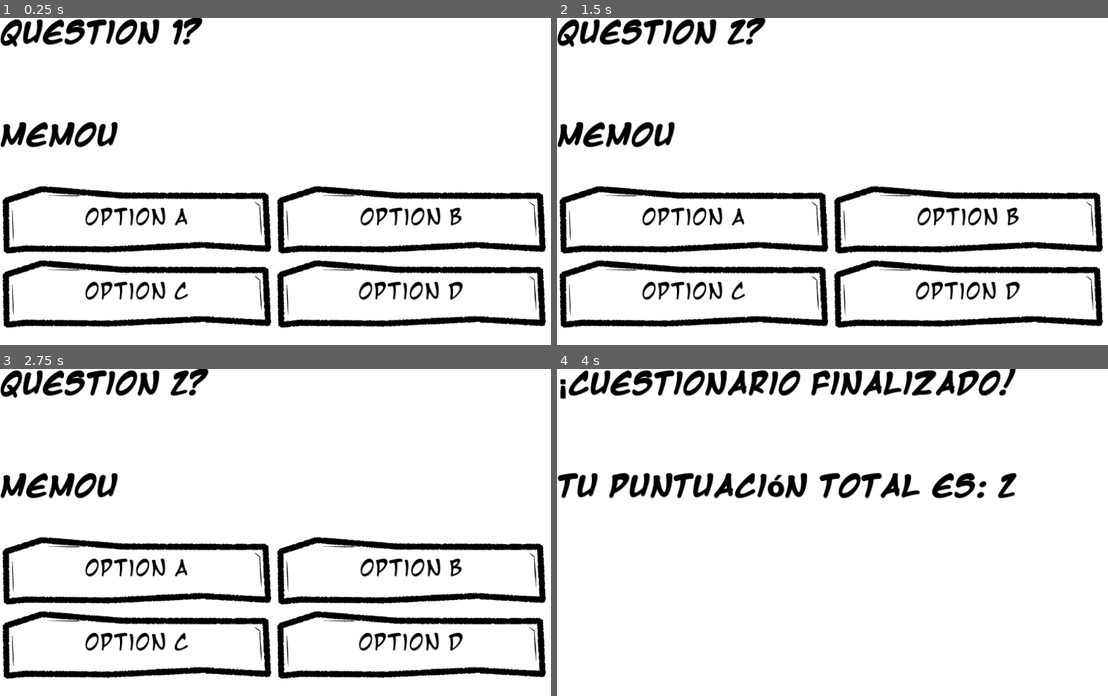
Above: before the commit, frames 1-4 (two rows, left to right).
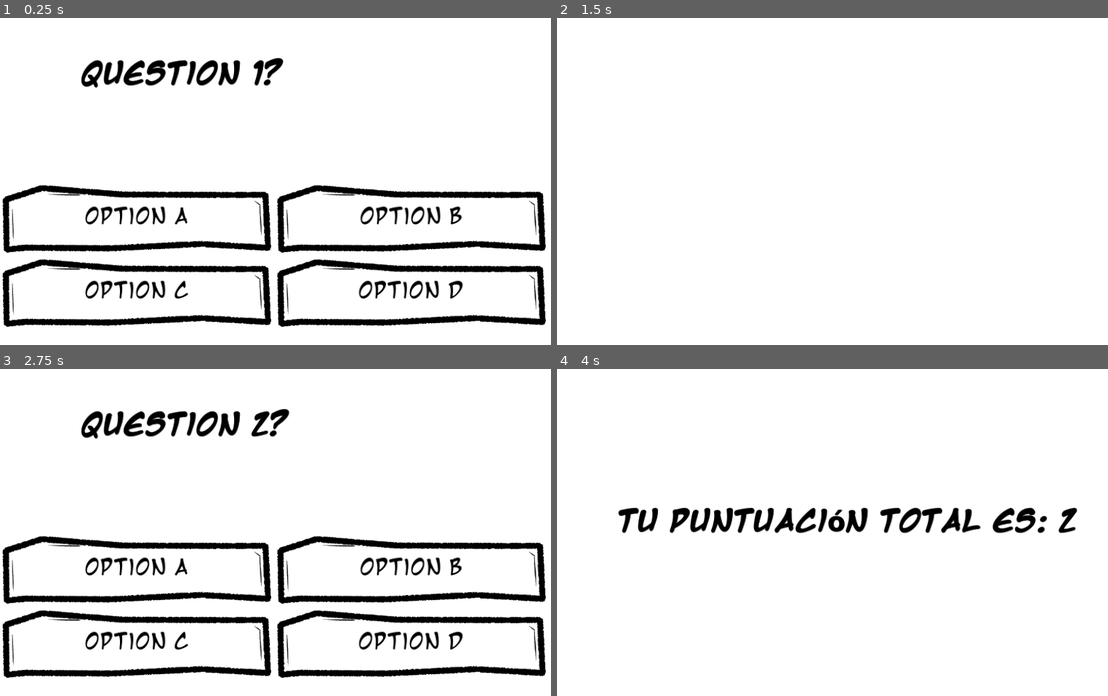
Above: after the commit, the same moments.

Repository: Noodle-Dev/Mangaka-Life
Game: Godot game, scene res://assets/scenes/Mechanics_Scenes/Chapter_Maker_Scene.tscn
Two runs of this game, one before a commit and one after it. Both use one fixed random seed, a clock stepped at 60 frames per second and the inputs below. The project has no main scene, so this scene is started directly.
Inputs:
- Up to frame 1 (0.25 s): no input
- Up to frame 2 (1.5 s): tap Enter at 0.5 s; click "Option A" at 1.25 s
- Up to frame 3 (2.75 s): no input
- Up to frame 4 (4 s): click "Option B" at 3.5 s

The runs differ from the first frame. In frame 1, 10% of the frame differs, in the area x 0-100%, y 0-95%; in frame 2, 14%; in frame 3, 10%; in frame 4, 9.5%.

Commit message:
Main Stats UI

Diff:
--- /dev/null
+++ b/assets/prefabs/Entity_Critic_UI.tscn
@@ -0,0 +1,57 @@
+[gd_scene load_steps=3 format=3 uid="uid://b8hj7cokkvuox"]
+
+[ext_resource type="FontFile" uid="uid://svjf1m8quja6" path="res://assets/fonts/mangat.ttf" id="1_pk2o5"]
+[ext_resource type="Texture2D" uid="uid://dkqtphmj3r3wl" path="res://icon.svg" id="2_b4ak4"]
+
+[node name="Critic" type="Control"]
+layout_mode = 3
+anchor_right = 0.336
+anchor_bottom = 0.216
+offset_right = -0.0720215
+offset_bottom = 0.0319977
+grow_horizontal = 2
+grow_vertical = 2
+
+[node name="ColorRect" type="ColorRect" parent="."]
+layout_mode = 1
+anchors_preset = 15
+anchor_right = 1.0
+anchor_bottom = 1.0
+grow_horizontal = 2
+grow_vertical = 2
+color = Color(0, 1, 1, 1)
+
+[node name="Chapters" type="Label" parent="ColorRect"]
+layout_mode = 1
+anchors_preset = 1
+anchor_left = 1.0
+anchor_right = 1.0
+offset_left = -255.0
+offset_bottom = 54.0
+grow_horizontal = 0
+theme_override_colors/font_color = Color(0, 0, 0, 1)
+theme_override_fonts/font = ExtResource("1_pk2o5")
+theme_override_font_sizes/font_size = 15
+text = "Jhon Doe"
+vertical_alignment = 1
+
+[node name="Chapters2" type="Label" parent="ColorRect"]
+layout_mode = 1
+anchors_preset = 1
+anchor_left = 1.0
+anchor_right = 1.0
+offset_left = -255.0
+offset_top = 57.0
+offset_bottom = 111.0
+grow_horizontal = 0
+theme_override_colors/font_color = Color(0, 0, 0, 1)
+theme_override_fonts/font = ExtResource("1_pk2o5")
+theme_override_font_sizes/font_size = 15
+text = "Critic Critic Critic Critic "
+vertical_alignment = 1
+
+[node name="TextureRect" type="TextureRect" parent="ColorRect"]
+layout_mode = 0
+offset_right = 40.0
+offset_bottom = 40.0
+texture = ExtResource("2_b4ak4")
--- a/assets/scenes/Mechanics_Scenes/Chapter_Maker_Scene.tscn
+++ b/assets/scenes/Mechanics_Scenes/Chapter_Maker_Scene.tscn
@@ -1,9 +1,99 @@
-[gd_scene load_steps=5 format=3 uid="uid://d4m0qevbvi46r"]
+[gd_scene load_steps=9 format=3 uid="uid://d4m0qevbvi46r"]
 
 [ext_resource type="Texture2D" uid="uid://dsmdc5ahlaa1m" path="res://assets/sprites/Logos/UI Question.png" id="1_igbx8"]
 [ext_resource type="Script" path="res://assets/scripts/Chapter_Creation/chapter_buttons_creation_scene.gd" id="1_r4jwf"]
 [ext_resource type="FontFile" uid="uid://svjf1m8quja6" path="res://assets/fonts/mangat.ttf" id="2_i71g3"]
 [ext_resource type="FontFile" uid="uid://dvex2p1l2cfg5" path="res://assets/fonts/mangatb.ttf" id="4_k45dk"]
+
+[sub_resource type="Animation" id="Animation_d5q4e"]
+length = 0.001
+tracks/0/type = "value"
+tracks/0/imported = false
+tracks/0/enabled = true
+tracks/0/path = NodePath("Question_Label:position")
+tracks/0/interp = 1
+tracks/0/loop_wrap = true
+tracks/0/keys = {
+"times": PackedFloat32Array(0),
+"transitions": PackedFloat32Array(1),
+"update": 0,
+"values": [Vector2(159.5, 68)]
+}
+tracks/1/type = "value"
+tracks/1/imported = false
+tracks/1/enabled = true
+tracks/1/path = NodePath("Question_holder:position")
+tracks/1/interp = 1
+tracks/1/loop_wrap = true
+tracks/1/keys = {
+"times": PackedFloat32Array(0),
+"transitions": PackedFloat32Array(1),
+"update": 0,
+"values": [Vector2(0, 685)]
+}
+
+[sub_resource type="Animation" id="Animation_bm2tj"]
+resource_name = "Enter_N_Go"
+length = 0.2333
+tracks/0/type = "value"
+tracks/0/imported = false
+tracks/0/enabled = true
+tracks/0/path = NodePath("Question_Label:position")
+tracks/0/interp = 1
+tracks/0/loop_wrap = true
+tracks/0/keys = {
+"times": PackedFloat32Array(0, 0.1, 0.2),
+"transitions": PackedFloat32Array(1, 1, 1),
+"update": 0,
+"values": [Vector2(159.5, -238), Vector2(159.5, 90), Vector2(159.5, 81)]
+}
+tracks/1/type = "value"
+tracks/1/imported = false
+tracks/1/enabled = true
+tracks/1/path = NodePath("Question_holder:position")
+tracks/1/interp = 1
+tracks/1/loop_wrap = true
+tracks/1/keys = {
+"times": PackedFloat32Array(0, 0.1, 0.2),
+"transitions": PackedFloat32Array(1, 1, 1),
+"update": 0,
+"values": [Vector2(0, 685), Vector2(0, 296), Vector2(0, 322)]
+}
+
+[sub_resource type="Animation" id="Animation_4rlna"]
+resource_name = "Go"
+length = 0.3
+tracks/0/type = "value"
+tracks/0/imported = false
+tracks/0/enabled = true
+tracks/0/path = NodePath("Question_Label:position")
+tracks/0/interp = 1
+tracks/0/loop_wrap = true
+tracks/0/keys = {
+"times": PackedFloat32Array(0, 0.1, 0.2),
+"transitions": PackedFloat32Array(1, 1, 1),
+"update": 0,
+"values": [Vector2(159.5, 68), Vector2(159.5, 81), Vector2(159.5, -240)]
+}
+tracks/1/type = "value"
+tracks/1/imported = false
+tracks/1/enabled = true
+tracks/1/path = NodePath("Question_holder:position")
+tracks/1/interp = 1
+tracks/1/loop_wrap = true
+tracks/1/keys = {
+"times": PackedFloat32Array(0, 0.1, 0.2),
+"transitions": PackedFloat32Array(1, 1, 1),
+"update": 0,
+"values": [Vector2(0, 322), Vector2(0, 311), Vector2(0, 847)]
+}
+
+[sub_resource type="AnimationLibrary" id="AnimationLibrary_t0sgq"]
+_data = {
+"Enter": SubResource("Animation_bm2tj"),
+"Go": SubResource("Animation_4rlna"),
+"RESET": SubResource("Animation_d5q4e")
+}
 
 [node name="Chapter_Maker" type="Node2D"]
 script = ExtResource("1_r4jwf")
@@ -28,7 +118,8 @@
 anchors_preset = 15
 anchor_right = 1.0
 anchor_bottom = 1.0
-offset_top = 324.0
+offset_top = 847.0
+offset_bottom = 523.0
 grow_horizontal = 2
 grow_vertical = 2
 columns = 2
@@ -106,27 +197,48 @@
 vertical_alignment = 1
 
 [node name="Question_Label" type="Label" parent="UI/Manga_Bg"]
-layout_mode = 0
-offset_right = 40.0
-offset_bottom = 23.0
+layout_mode = 1
+anchors_preset = 8
+anchor_left = 0.5
+anchor_top = 0.5
+anchor_right = 0.5
+anchor_bottom = 0.5
+offset_left = -416.5
+offset_top = -564.0
+offset_right = 416.5
+offset_bottom = -506.0
+grow_horizontal = 2
+grow_vertical = 2
 theme_override_colors/font_color = Color(0, 0, 0, 1)
 theme_override_colors/font_shadow_color = Color(0, 0, 0, 1)
 theme_override_colors/font_outline_color = Color(0, 0, 0, 1)
 theme_override_fonts/font = ExtResource("4_k45dk")
 theme_override_font_sizes/font_size = 50
-text = "Mangos"
+text = "Mangos Mangos Mangos"
 
 [node name="Result" type="Label" parent="UI/Manga_Bg"]
-layout_mode = 0
-offset_top = 202.0
-offset_right = 1152.0
-offset_bottom = 308.0
+layout_mode = 1
+anchors_preset = 8
+anchor_left = 0.5
+anchor_top = 0.5
+anchor_right = 0.5
+anchor_bottom = 0.5
+offset_left = -116.5
+offset_top = -53.0
+offset_right = 116.5
+offset_bottom = 53.0
+grow_horizontal = 2
+grow_vertical = 2
 theme_override_colors/font_color = Color(0, 0, 0, 1)
 theme_override_colors/font_shadow_color = Color(0, 0, 0, 1)
 theme_override_colors/font_outline_color = Color(0, 0, 0, 1)
 theme_override_fonts/font = ExtResource("4_k45dk")
 theme_override_font_sizes/font_size = 51
-text = "Memou"
+
+[node name="Questions_Transitions" type="AnimationPlayer" parent="UI/Manga_Bg"]
+libraries = {
+"": SubResource("AnimationLibrary_t0sgq")
+}
 
 [connection signal="pressed" from="UI/Manga_Bg/Question_holder/button_choice_one" to="." method="_on_button_choice_one_pressed"]
 [connection signal="pressed" from="UI/Manga_Bg/Question_holder/button_choice_two" to="." method="_on_button_choice_two_pressed"]
--- /dev/null
+++ b/assets/scenes/Menus/MainStats_Menu.tscn
@@ -0,0 +1,187 @@
+[gd_scene load_steps=4 format=3 uid="uid://b1goo2qilttjh"]
+
+[ext_resource type="Script" path="res://assets/scripts/MainStats/main_stats_menu_Logic.gd" id="1_rey2q"]
+[ext_resource type="PackedScene" uid="uid://b8hj7cokkvuox" path="res://assets/prefabs/Entity_Critic_UI.tscn" id="2_npwkf"]
+[ext_resource type="FontFile" uid="uid://dvex2p1l2cfg5" path="res://assets/fonts/mangatb.ttf" id="3_dhmu0"]
+
+[node name="Node2D" type="Node2D"]
+script = ExtResource("1_rey2q")
+
+[node name="UI" type="Control" parent="."]
+layout_mode = 3
+anchors_preset = 0
+offset_right = 1152.0
+offset_bottom = 648.0
+
+[node name="Manga_Bg" type="ColorRect" parent="UI"]
+layout_mode = 1
+anchors_preset = 15
+anchor_right = 1.0
+anchor_bottom = 1.0
+grow_horizontal = 2
+grow_vertical = 2
+
+[node name="Chapters" type="Label" parent="UI/Manga_Bg"]
+layout_mode = 1
+anchors_preset = 2
+anchor_top = 1.0
+anchor_bottom = 1.0
+offset_top = -106.0
+offset_right = 346.0
+offset_bottom = -52.0
+grow_vertical = 0
+theme_override_colors/font_color = Color(0, 0, 0, 1)
+theme_override_colors/font_shadow_color = Color(0, 0, 0, 1)
+theme_override_colors/font_outline_color = Color(0, 0, 0, 1)
+theme_override_fonts/font = ExtResource("3_dhmu0")
+theme_override_font_sizes/font_size = 46
+text = "Chapters wrote: 00"
+vertical_alignment = 1
+
+[node name="Chapters2" type="Label" parent="UI/Manga_Bg"]
+layout_mode = 1
+anchors_preset = 2
+anchor_top = 1.0
+anchor_bottom = 1.0
+offset_top = -172.0
+offset_right = 628.0
+offset_bottom = -118.0
+grow_vertical = 0
+theme_override_colors/font_color = Color(0, 0, 0, 1)
+theme_override_colors/font_shadow_color = Color(0, 0, 0, 1)
+theme_override_colors/font_outline_color = Color(0, 0, 0, 1)
+theme_override_fonts/font = ExtResource("3_dhmu0")
+theme_override_font_sizes/font_size = 46
+text = "Reputation: 00"
+vertical_alignment = 1
+
+[node name="Chapters3" type="Label" parent="UI/Manga_Bg"]
+layout_mode = 1
+anchors_preset = 2
+anchor_top = 1.0
+anchor_bottom = 1.0
+offset_top = -233.0
+offset_right = 628.0
+offset_bottom = -179.0
+grow_vertical = 0
+theme_override_colors/font_color = Color(0, 0, 0, 1)
+theme_override_colors/font_shadow_color = Color(0, 0, 0, 1)
+theme_override_colors/font_outline_color = Color(0, 0, 0, 1)
+theme_override_fonts/font = ExtResource("3_dhmu0")
+theme_override_font_sizes/font_size = 46
+text = "Balance: 00$"
+vertical_alignment = 1
+
+[node name="Chapters4" type="Label" parent="UI/Manga_Bg"]
+layout_mode = 1
+anchors_preset = 2
+anchor_top = 1.0
+anchor_bottom = 1.0
+offset_left = 25.0
+offset_top = -372.0
+offset_right = 653.0
+offset_bottom = -318.0
+grow_vertical = 0
+theme_override_colors/font_color = Color(0, 0, 0, 1)
+theme_override_colors/font_shadow_color = Color(0, 0, 0, 1)
+theme_override_colors/font_outline_color = Color(0, 0, 0, 1)
+theme_override_fonts/font = ExtResource("3_dhmu0")
+theme_override_font_sizes/font_size = 46
+text = "Virality: None"
+vertical_alignment = 1
+
+[node name="ColorRect" type="ColorRect" parent="UI/Manga_Bg"]
+layout_mode = 1
+anchors_preset = 6
+anchor_left = 1.0
+anchor_top = 0.5
+anchor_right = 1.0
+anchor_bottom = 0.5
+offset_left = -433.0
+offset_top = -298.0
+offset_right = -19.9999
+offset_bottom = 312.0
+grow_horizontal = 0
+grow_vertical = 2
+color = Color(0.366595, 0.366595, 0.366595, 1)
+
+[node name="VBoxContainer" type="VBoxContainer" parent="UI/Manga_Bg/ColorRect"]
+layout_mode = 1
+anchors_preset = 15
+anchor_right = 1.0
+anchor_bottom = 1.0
+grow_horizontal = 2
+grow_vertical = 2
+theme_override_constants/separation = 140
+
+[node name="Control" parent="UI/Manga_Bg/ColorRect/VBoxContainer" instance=ExtResource("2_npwkf")]
+layout_mode = 2
+
+[node name="Control2" parent="UI/Manga_Bg/ColorRect/VBoxContainer" instance=ExtResource("2_npwkf")]
+layout_mode = 2
+
+[node name="Control3" parent="UI/Manga_Bg/ColorRect/VBoxContainer" instance=ExtResource("2_npwkf")]
+layout_mode = 2
+
+[node name="Control4" parent="UI/Manga_Bg/ColorRect/VBoxContainer" instance=ExtResource("2_npwkf")]
+layout_mode = 2
+
+[node name="ColorRect2" type="ColorRect" parent="UI/Manga_Bg"]
+layout_mode = 0
+offset_left = 10.0
+offset_top = 8.0
+offset_right = 664.0
+offset_bottom = 237.0
+color = Color(0.1714, 0.198179, 0.187891, 1)
+
+[node name="HBoxContainer" type="HBoxContainer" parent="UI/Manga_Bg/ColorRect2"]
+layout_mode = 1
+anchors_preset = 15
+anchor_right = 1.0
+anchor_bottom = 1.0
+offset_bottom = -37.0
+grow_horizontal = 2
+grow_vertical = 2
+theme_override_constants/separation = 260
+
+[node name="TextureButton" type="TextureButton" parent="UI/Manga_Bg/ColorRect2/HBoxContainer"]
+layout_mode = 2
+
+[node name="Chapters5" type="Label" parent="UI/Manga_Bg/ColorRect2/HBoxContainer/TextureButton"]
+layout_mode = 1
+anchors_preset = 2
+anchor_top = 1.0
+anchor_bottom = 1.0
+offset_left = 15.0
+offset_top = -11.0
+offset_right = 239.0
+offset_bottom = 43.0
+grow_vertical = 0
+theme_override_colors/font_color = Color(0, 0, 0, 1)
+theme_override_colors/font_shadow_color = Color(0, 0, 0, 1)
+theme_override_colors/font_outline_color = Color(0, 0, 0, 1)
+theme_override_fonts/font = ExtResource("3_dhmu0")
+theme_override_font_sizes/font_size = 15
+text = "Create New CHapter"
+vertical_alignment = 1
+
+[node name="TextureButton2" type="TextureButton" parent="UI/Manga_Bg/ColorRect2/HBoxContainer"]
+layout_mode = 2
+
+[node name="Chapters5" type="Label" parent="UI/Manga_Bg/ColorRect2/HBoxContainer/TextureButton2"]
+layout_mode = 1
+anchors_preset = 2
+anchor_top = 1.0
+anchor_bottom = 1.0
+offset_left = 15.0
+offset_top = -11.0
+offset_right = 239.0
+offset_bottom = 43.0
+grow_vertical = 0
+theme_override_colors/font_color = Color(0, 0, 0, 1)
+theme_override_colors/font_shadow_color = Color(0, 0, 0, 1)
+theme_override_colors/font_outline_color = Color(0, 0, 0, 1)
+theme_override_fonts/font = ExtResource("3_dhmu0")
+theme_override_font_sizes/font_size = 15
+text = "Create Characters 100"
+vertical_alignment = 1
--- a/assets/scenes/Menus/Main_Menu.tscn
+++ b/assets/scenes/Menus/Main_Menu.tscn
@@ -1,34 +1,71 @@
-[gd_scene load_steps=4 format=3 uid="uid://74uq6dgbt0tb"]
+[gd_scene load_steps=8 format=3 uid="uid://74uq6dgbt0tb"]
 
-[ext_resource type="Texture2D" uid="uid://c1w7mqnf2ub24" path="res://assets/sprites/Logos/Mangaka_Logo_Button.png" id="1_unjvx"]
+[ext_resource type="Script" path="res://assets/scripts/MainMenu/MainMenuLogic.gd" id="1_0vluc"]
+[ext_resource type="Texture2D" uid="uid://dsmdc5ahlaa1m" path="res://assets/sprites/Logos/UI Question.png" id="1_di0wj"]
 [ext_resource type="Texture2D" uid="uid://l3l65tu26ljv" path="res://assets/sprites/Logos/Mangaka_Logo.png" id="2_n1j50"]
 [ext_resource type="FontFile" uid="uid://b54e5tqeqjwr4" path="res://assets/fonts/mangati.ttf" id="2_yujwp"]
 
+[sub_resource type="Animation" id="Animation_pfluv"]
+resource_name = "Transition"
+length = 0.3
+tracks/0/type = "value"
+tracks/0/imported = false
+tracks/0/enabled = true
+tracks/0/path = NodePath("Control/Transition:color")
+tracks/0/interp = 1
+tracks/0/loop_wrap = true
+tracks/0/keys = {
+"times": PackedFloat32Array(0, 0.3),
+"transitions": PackedFloat32Array(1, 1),
+"update": 0,
+"values": [Color(0, 0, 0, 0), Color(0, 0, 0, 1)]
+}
+
+[sub_resource type="Animation" id="Animation_b8y0y"]
+length = 0.001
+tracks/0/type = "value"
+tracks/0/imported = false
+tracks/0/enabled = true
+tracks/0/path = NodePath("Control/Transition:color")
+tracks/0/interp = 1
+tracks/0/loop_wrap = true
+tracks/0/keys = {
+"times": PackedFloat32Array(0),
+"transitions": PackedFloat32Array(1),
+"update": 0,
+"values": [Color(0, 0, 0, 0)]
+}
+
+[sub_resource type="AnimationLibrary" id="AnimationLibrary_5hieo"]
+_data = {
+"RESET": SubResource("Animation_b8y0y"),
+"Transition": SubResource("Animation_pfluv")
+}
+
 [node name="Node2D" type="Node2D"]
+script = ExtResource("1_0vluc")
 
 [node name="Control" type="Control" parent="."]
 layout_mode = 3
 anchors_preset = 0
-offset_right = 540.0
-offset_bottom = 960.0
+offset_right = 1152.0
+offset_bottom = 648.0
 
 [node name="Manga_Bg" type="ColorRect" parent="Control"]
 layout_mode = 1
-anchors_preset = -1
-anchor_right = 2.13378
-anchor_bottom = 0.675125
-offset_right = -0.23999
-offset_bottom = -0.120056
+anchors_preset = 15
+anchor_right = 1.0
+anchor_bottom = 1.0
 grow_horizontal = 2
 grow_vertical = 2
 
 [node name="TextureButton" type="TextureButton" parent="Control/Manga_Bg"]
 layout_mode = 0
-offset_left = 26.0
-offset_top = 463.0
-offset_right = 478.0
-offset_bottom = 801.0
-texture_normal = ExtResource("1_unjvx")
+offset_left = 292.0
+offset_top = 347.0
+offset_right = 832.0
+offset_bottom = 506.0
+texture_normal = ExtResource("1_di0wj")
 
 [node name="Label" type="Label" parent="Control/Manga_Bg/TextureButton"]
 layout_mode = 1
@@ -39,12 +76,31 @@
 grow_vertical = 2
 theme_override_colors/font_color = Color(0.0110876, 0.0110876, 0.0110876, 1)
 theme_override_fonts/font = ExtResource("2_yujwp")
-theme_override_font_sizes/font_size = 91
-text = "Start"
+theme_override_font_sizes/font_size = 61
+text = "Start Game"
 horizontal_alignment = 1
 vertical_alignment = 1
 
-[node name="Sprite2D" type="Sprite2D" parent="."]
-position = Vector2(266, 263)
-scale = Vector2(1.2, 1.2)
+[node name="TextureRect" type="TextureRect" parent="Control/Manga_Bg"]
+layout_mode = 0
+offset_left = 314.0
+offset_right = 766.0
+offset_bottom = 338.0
 texture = ExtResource("2_n1j50")
+
+[node name="Transition" type="ColorRect" parent="Control"]
+layout_mode = 1
+anchors_preset = 15
+anchor_right = 1.0
+anchor_bottom = 1.0
+grow_horizontal = 2
+grow_vertical = 2
+mouse_filter = 2
+color = Color(0, 0, 0, 0)
+
+[node name="GO" type="AnimationPlayer" parent="."]
+libraries = {
+"": SubResource("AnimationLibrary_5hieo")
+}
+
+[connection signal="pressed" from="Control/Manga_Bg/TextureButton" to="." method="_on_texture_button_pressed"]
--- a/assets/scripts/Chapter_Creation/chapter_buttons_creation_scene.gd
+++ b/assets/scripts/Chapter_Creation/chapter_buttons_creation_scene.gd
@@ -31,6 +31,7 @@
 @onready var button_choice_three = $UI/Manga_Bg/Question_holder/button_choice_three
 @onready var button_choice_four = $UI/Manga_Bg/Question_holder/button_choice_four
 @onready var result_label = $UI/Manga_Bg/Result
+@onready var transition_animation = $UI/Manga_Bg/Questions_Transitions
 
 func _ready():
 	# Si las preguntas fueron cargadas correctamente, mostramos la primera
@@ -44,6 +45,7 @@
 	if current_question < questions.size():
 		# Carga el texto de la pregunta
 		question_label.text = questions[current_question]["text"]
+		transition_animation.play("Enter")
 
 		# Obtiene las opciones actuales
 		var options = questions[current_question]["options"].keys()
@@ -68,6 +70,8 @@
 	var score = questions[current_question]["options"][option_text]
 	total_score += score
 	current_question += 1
+	transition_animation.play("Go")
+	await transition_animation.animation_finished
 	load_question()
 
 # Maneja los botones conectados
--- /dev/null
+++ b/assets/scripts/MainMenu/MainMenuLogic.gd
@@ -0,0 +1,6 @@
+extends Node2D
+
+func _on_texture_button_pressed():
+	$GO.play("Transition")
+	await $GO.animation_finished
+	get_tree().change_scene_to_file("res://assets/scenes/Menus/MainStats_Menu.tscn")
--- /dev/null
+++ b/assets/scripts/MainStats/main_stats_menu_Logic.gd
@@ -0,0 +1 @@
+extends Node2D
